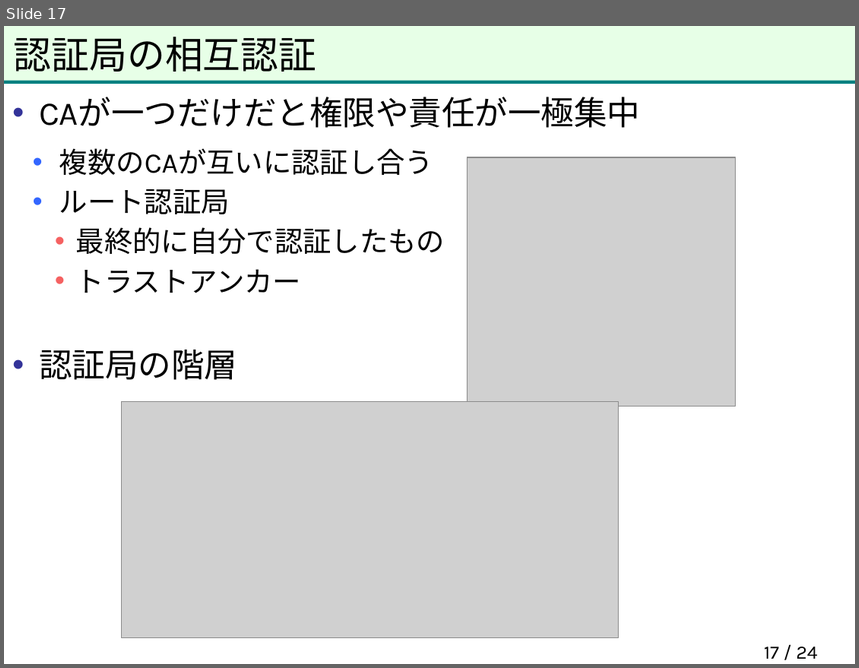
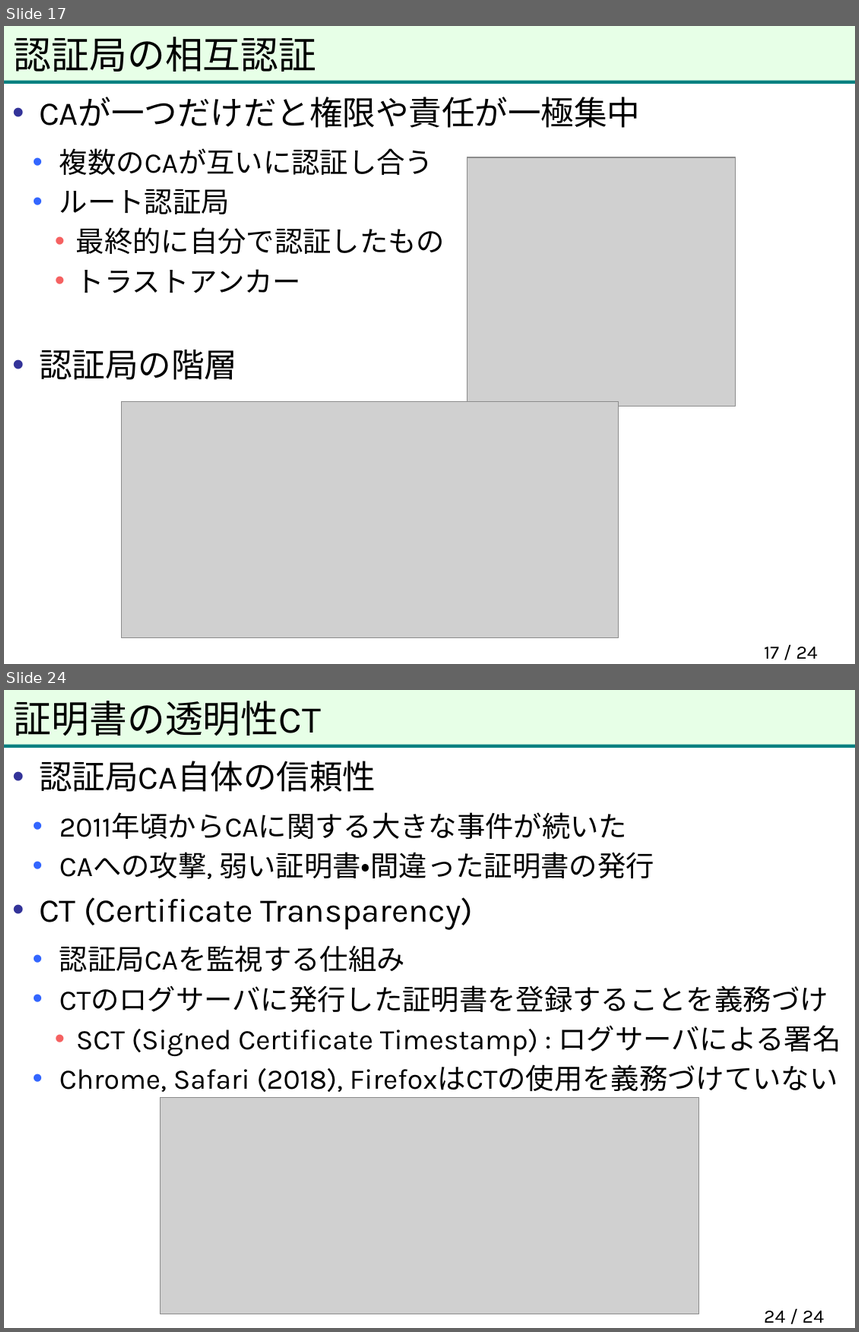
Before and after one commit to herumi/anninbon, a slide deck: lec/anninbon8.pptx. Shown one above the other, each under a label of ours: slide 17 before the commit, slides 17 and 24 after it; the slides between them are not shown. The pictures are 859x668 and 859x1332 pixels, drawn with LibreOffice and Linux fonts; fonts in the diff are those of the drawing; grey boxes stand for pictures; background and template pictures are left out. Boxes give left, top, right and bottom in pixels: in the first picture for what was removed or moved away, otherwise in the second. Text is boxed around its words. In the diff, an @@ line names an element or a change of style, - is before the commit and + after.

```diff
--- a/lec/anninbon8.pptx
+++ b/lec/anninbon8.pptx
@@ slide 24 added at bbox=[4, 690, 855, 1328], background #FFFFFF; not listed: 2 template elements that a slide beside it also shows @@
@@ title added at bbox=[14, 701, 321, 736], 32 pt, text #000000 @@
+証明書の透明性CT
@@ text added at bbox=[39, 761, 842, 1092], 24 pt, text #000000 @@
+• 認証局CA自体の信頼性
+  • 2011年頃からCAに関する大きな事件が続いた
+  • CAへの攻撃, 弱い証明書・間違った証明書の発行
+• CT (Certificate Transparency)
+  • 認証局CAを監視する仕組み
+  • CTのログサーバに発行した証明書を登録することを義務づけ
+    • SCT (Signed Certificate Timestamp) : ログサーバによる署名
+  • Chrome, Safari (2018), FirefoxはCTの使用を義務づけていない
@@ picture added at bbox=[160, 1097, 699, 1314] @@
@@ page number added at bbox=[764, 1311, 824, 1323], 16 pt, text #000000 @@
+24 / 24
```
Also in this commit, not shown: 1 slide changed, 7 other slides added.
